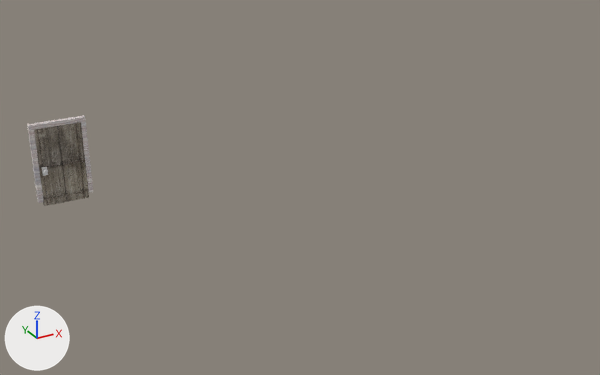
The OBJ model 3dmodels/bahay kubo ppack/pinto/pinto.obj: old version first, new version second.
Both versions are drawn from a 50 mm camera at (-47.9, -45.1, 28.3) aimed at (-18.4, 8.5, 1.5). Arrows for +X, +Y and +Z are at lower left; the lights stay in place. The older version comes first. Where no turn or scale is listed for an object, it has been applied to the vertices. Vertices at exactly the same position are counted once.

Names of what the first picture shows: 'pinto'.
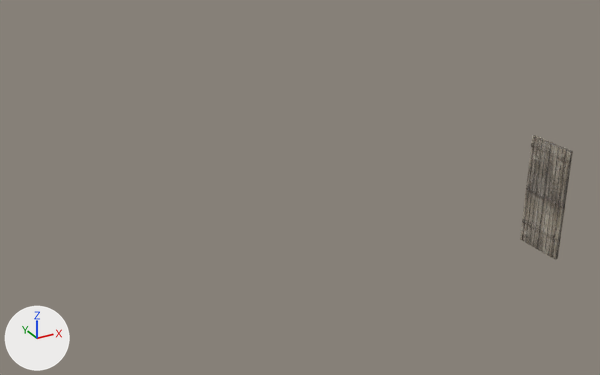
Location of each change, (x1, y1, x2, y2) in pixels of the pictures (600 x 375 px; the box of a moved part takes in the faces that stretch with it):
'pinto', reshaped (19% narrower, 36% taller)
    before: (27, 115, 93, 206)
    after: (520, 135, 573, 259)
part 1 of me_pinto, moved or reshaped
    before: (34, 122, 87, 201)
    after: (522, 136, 573, 257)
part 2 of me_pinto, moved or reshaped (not visible before)
    after: (534, 135, 571, 152)
part 3 of me_pinto, deleted
    before: (27, 115, 93, 206)
part 4 of me_pinto, added
    after: (520, 136, 573, 259)

The change, as a diff of the scene's bpy script:
```diff
--- a/3dmodels/bahay kubo ppack/pinto/pinto.obj.py
+++ b/3dmodels/bahay kubo ppack/pinto/pinto.obj.py
@@ me_pinto @@
 # used by ob_pinto; location = (0.0, 0.0, 0.0)
-me_pinto.from_pydata(...)  # 596 vertices, 634 faces; spans x -37.02..-32.6, y 17.6..18.7, z 0.09..7.0
-me_pinto.materials.append(mat_suporte1mtl)
-me_pinto.materials.append(mat_knob1mtl)
+me_pinto.from_pydata(...)  # 532 vertices, 526 faces; spans x -0.19..0.19, y -2.1..2.1, z -4.76..4.78
+# me_pinto part 1: the loose piece of 152 vertices spanning x -36.6..-33.0, y 18.0..18.29, z 0.09..6.61 is multiplied about its middle by the matrix ((0.0, -1.154, 0.0), (1.154, 0.0, 0.0), (0.0, 0.0, 1.46)), then moved by (34.8, -18.15, -3.35)
+# me_pinto part 2: the loose piece of 76 vertices spanning x -36.6..-33.0, y 18.0..18.29, z 6.63 is turned 90 degrees about the z axis through its middle and scaled by 1.15, then moved by (34.8, -18.15, -1.85)
+# me_pinto part 3: 81 loose pieces with 368 vertices, spanning x -37.02..-32.6, y 17.6..18.7, z 0.09..7.0, are deleted
+# me_pinto part 4: 304 vertices added at x -0.19..0.19, y -2.1..2.1, z -4.76..4.76
 me_pinto.materials.append(mat_doorframe1mtl)
```
